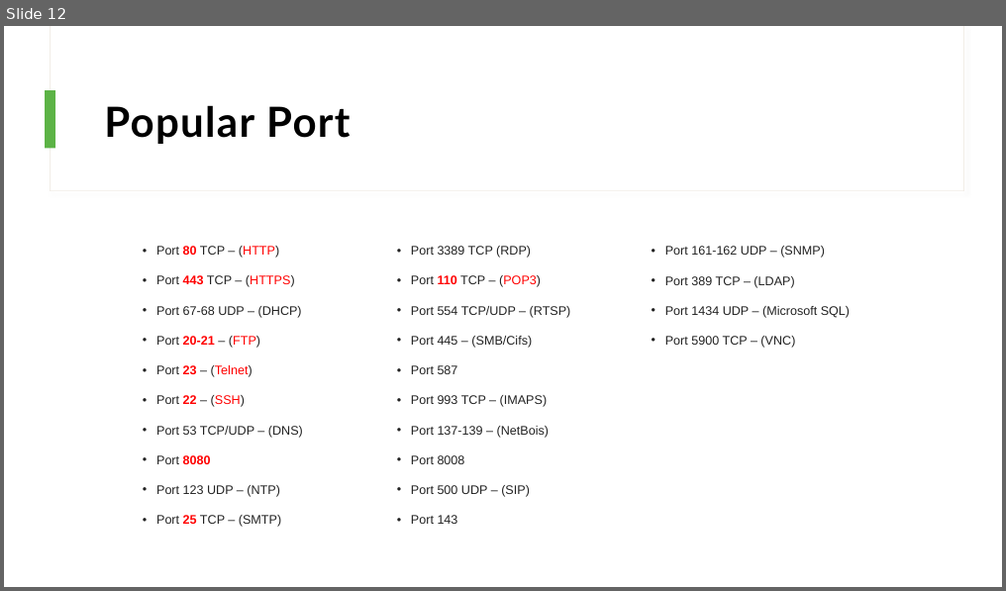
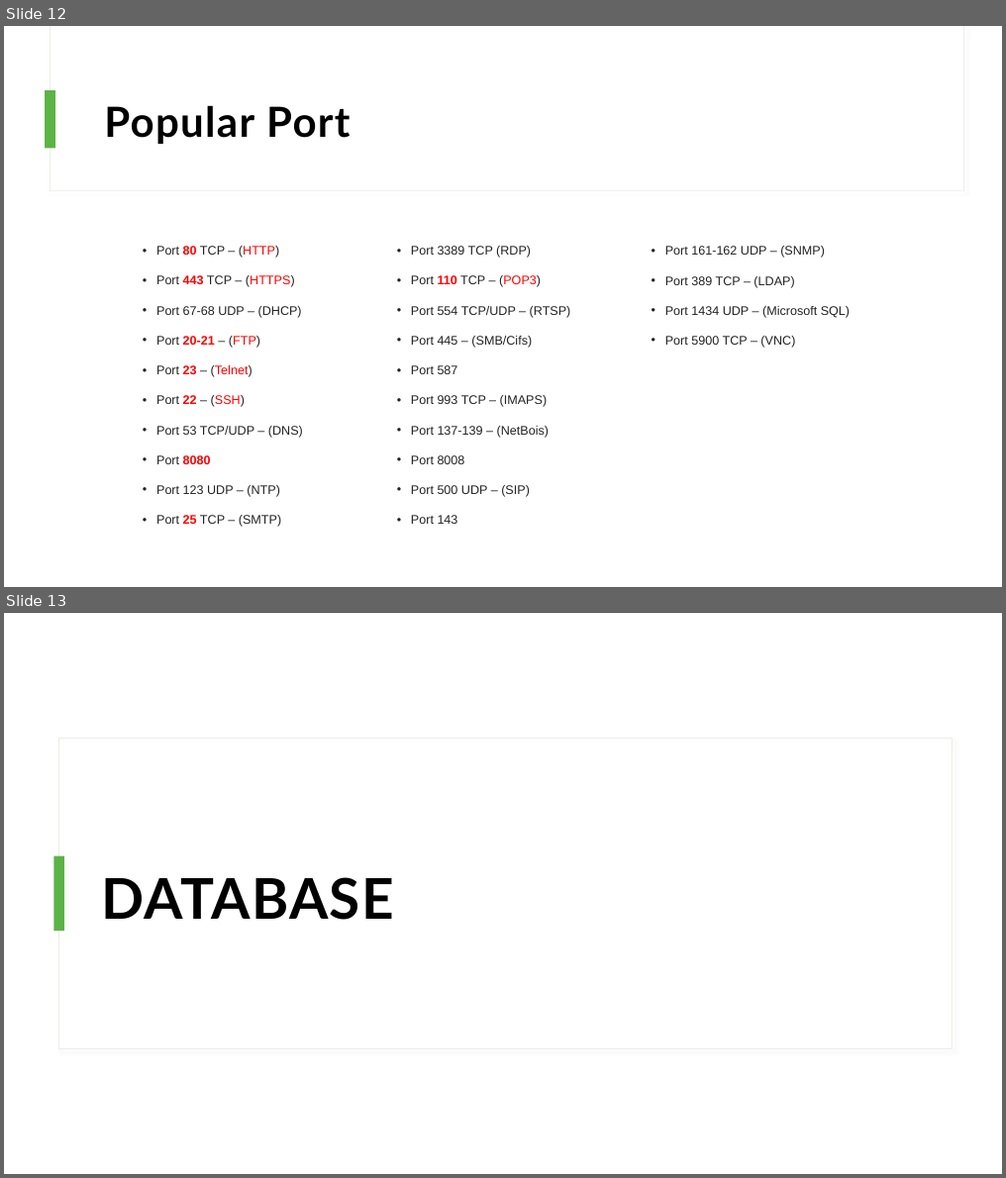
Before and after one commit to icesnake72/Java_Study, a slide deck: 수업목표.pptx. Shown one above the other, each under a label of ours: slide 12 before the commit, slides 12 and 13 after it. The pictures are 1006x591 and 1006x1178 pixels, drawn with LibreOffice and Linux fonts; fonts in the diff are those of the drawing. Boxes give left, top, right and bottom in pixels: in the first picture for what was removed or moved away, otherwise in the second. Text is boxed around its words. In the diff, an @@ line names an element or a change of style, - is before the commit and + after.

```diff
--- a/수업목표.pptx
+++ b/수업목표.pptx
@@ slide 13 added at [4,613,1002,1174], background #FFFFFF @@
@@ rectangle added at [58,739,952,1050], fill #FFFFFF, outline #F0EBE4 1 pt @@
@@ rectangle added at [54,857,64,931], fill #5CB346 @@
@@ title added at [101,877,394,920], 54 pt, text #000000, bold @@
+DATABASE
```
Also in this commit, not shown: 1 other slide added.
